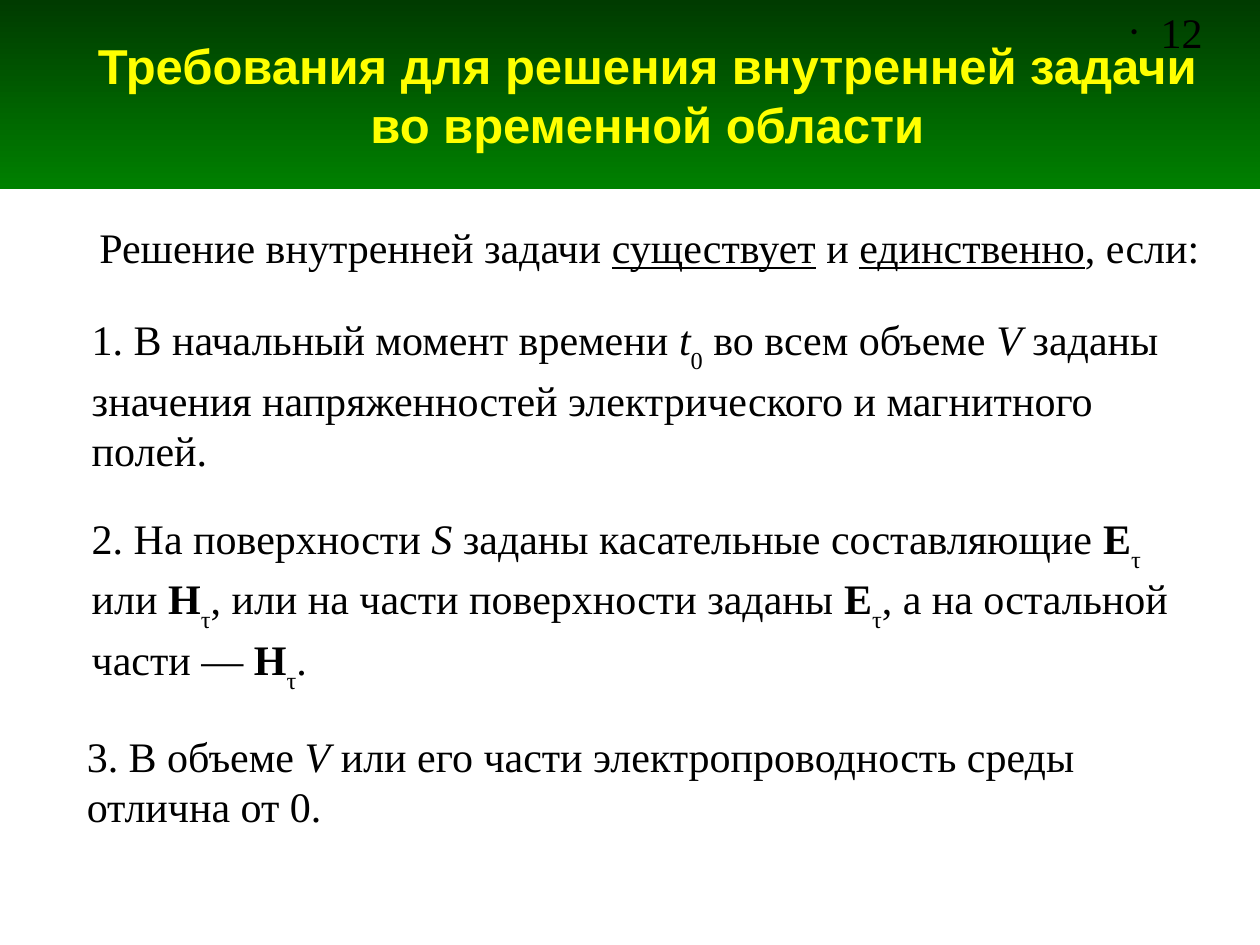
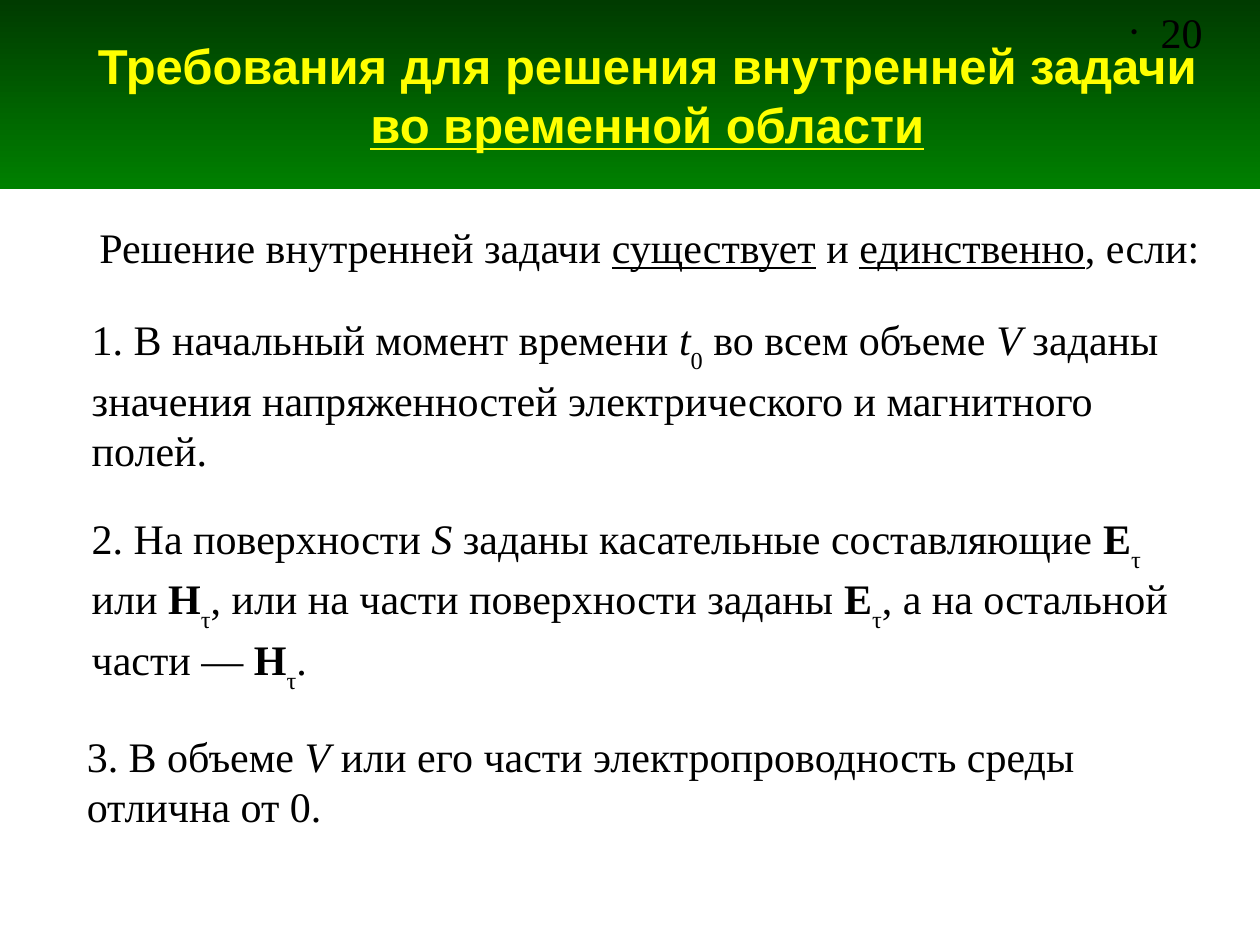
Before and after one commit to andris0147sv/modelling, a slide deck: slide 20 of presentations/1. Problem Statement.odp (slide 12 before the commit). Drawn at 1260x945 pixels with LibreOffice and Linux fonts; fonts in the diff are those of the drawing. Boxes give left, top, right and bottom in pixels: in the first picture for what was removed or moved away, otherwise in the second. Text is boxed around its words. In the diff, an @@ line names an element or a change of style, - is before the commit and + after.

```diff
--- a/presentations/1. Problem Statement.odp
+++ b/presentations/1. Problem Statement.odp
@@ title "Требования для решения внутренней задачи ..." at (98,46,1196,153): underline on in "во временной области" @@
@@ page number at (1161,20,1203,48): text changed @@
-• 12
+• 20
```
Also in this commit, not shown: 5 other slides changed, 8 slides added, 1 other file.
